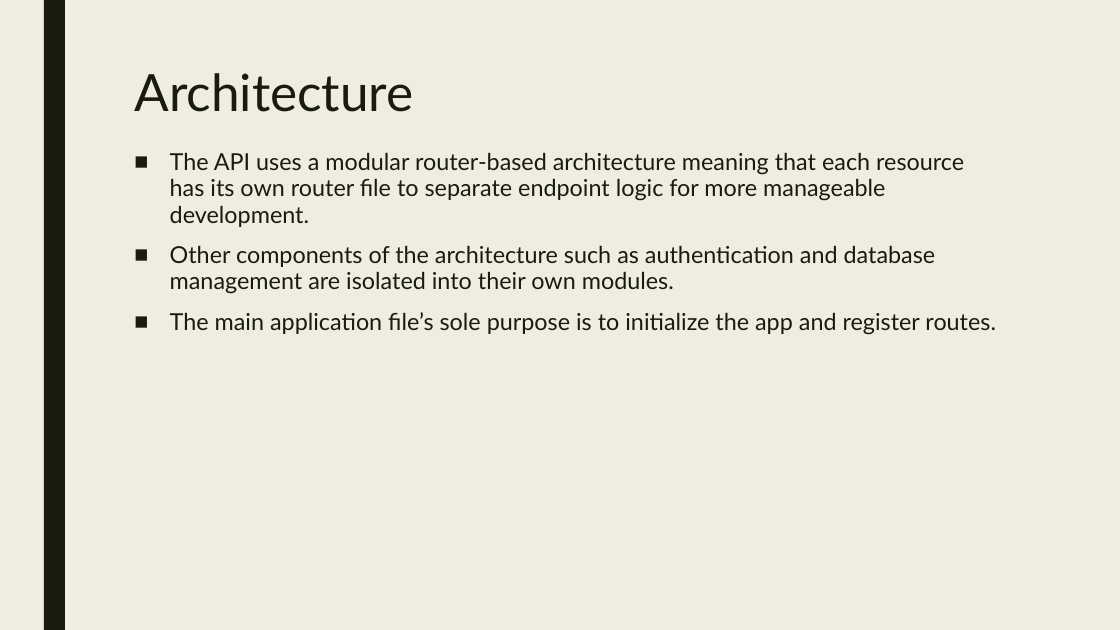
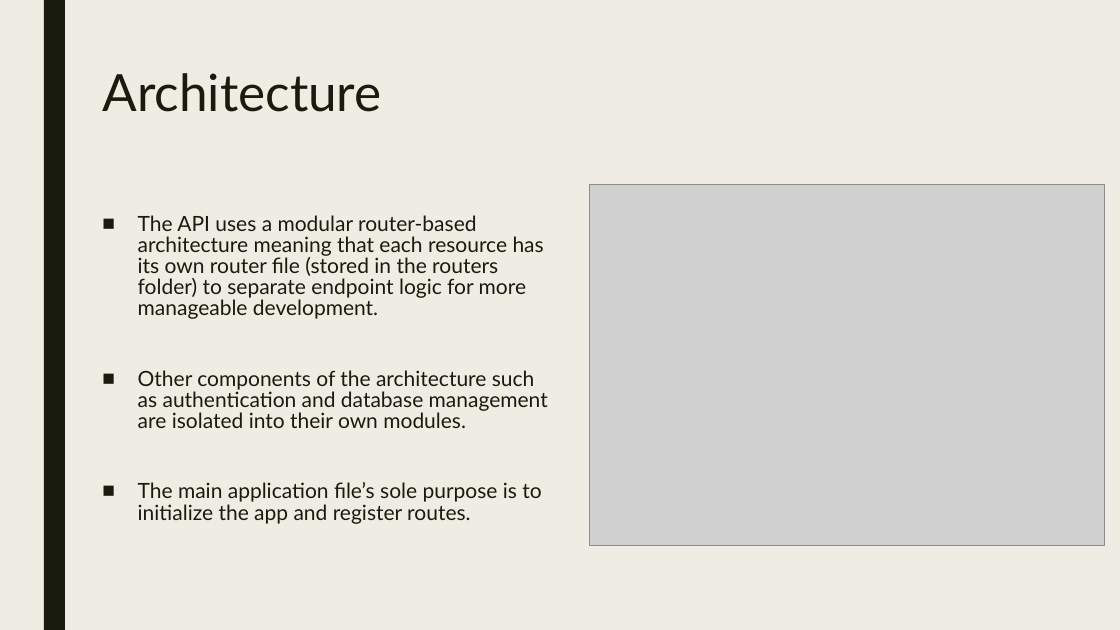
Before and after one commit to mattyh867/bookvault-api, a slide deck: slide 4 of Presentation.pptx. Drawn at 1120x630 pixels with LibreOffice and Linux fonts; fonts in the diff are those of the drawing; grey boxes stand for pictures. Boxes give left, top, right and bottom in pixels: in the first picture for what was removed or moved away, otherwise in the second. Text is boxed around its words. In the diff, an @@ line names an element or a change of style, - is before the commit and + after.

Commit message:
Update presentation

```diff
--- a/Presentation.pptx
+++ b/Presentation.pptx
@@ title "Architecture" moved from (x1=134, y1=73, x2=413, y2=112) to (x1=102, y1=73, x2=381, y2=112) @@
@@ picture added at (x1=589, y1=185, x2=1104, y2=545) @@
@@ text "The API uses a modular ..." moved from (x1=170, y1=152, x2=996, y2=335) to (x1=138, y1=215, x2=548, y2=524) @@
@@ text at (x1=138, y1=215, x2=544, y2=319): text changed; size 20 to 18 pt @@
-■ The API uses a modular router-based architecture meaning that each resource has its own router file to separate endpoint logic for more manageable development.
+■ The API uses a modular router-based architecture meaning that each resource has its own router file (stored in the routers folder) to separate endpoint logic for more manageable development.
@@ text at (x1=138, y1=370, x2=548, y2=524): size 20 to 18 pt in "Other components of the architecture such as ...", "The main application file’s sole purpose is ..."; line spacing 0.94 to 0.84 @@
```
Also in this commit, not shown: 4 other slides changed, 2 slides added.
